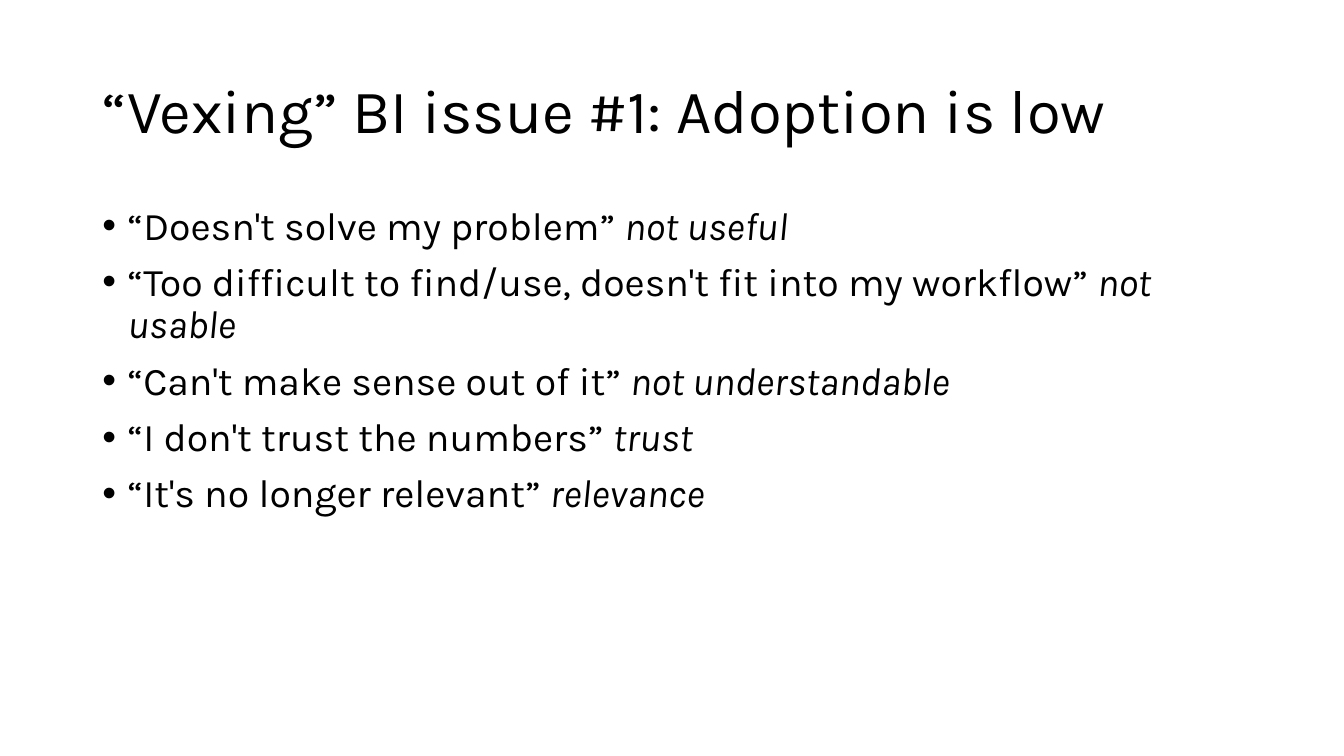
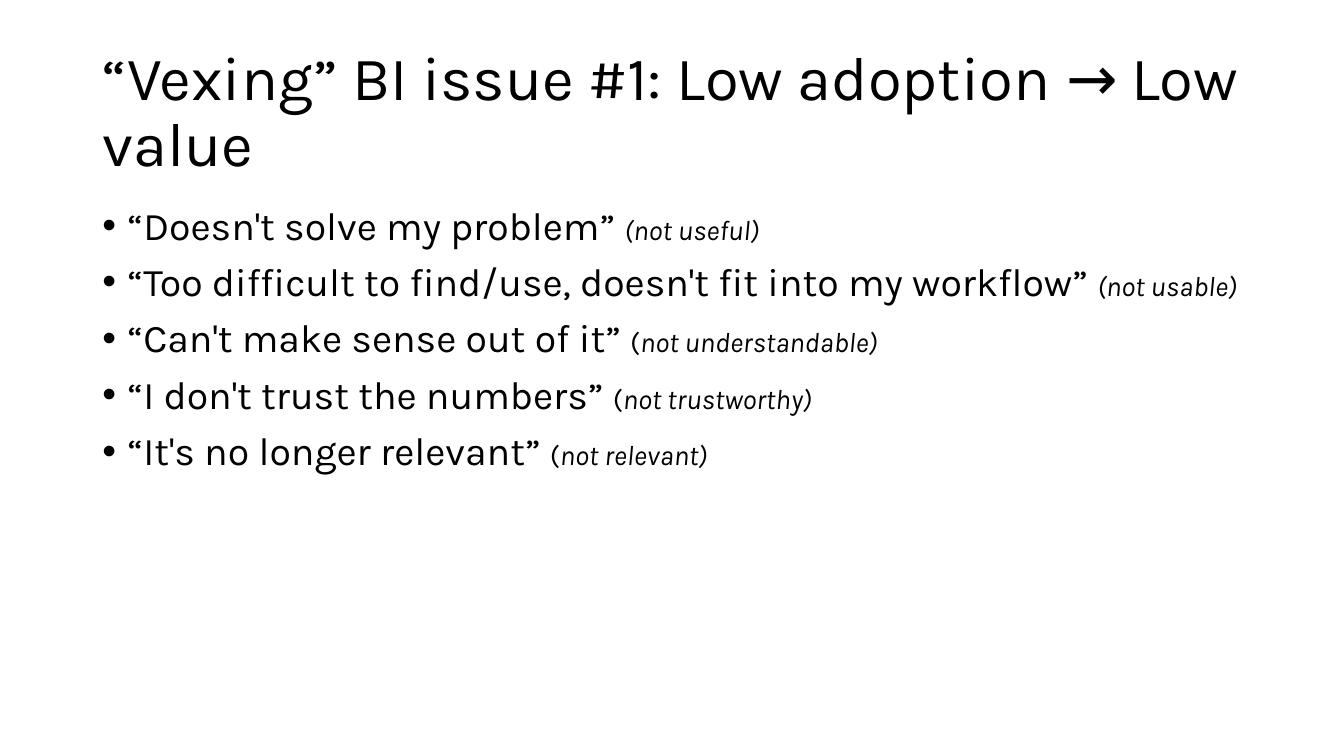
Before and after one commit to vikramnayak-com/lean-bi, a slide deck: slide 4 of Wireframing_Lean_BI_using_AI.pptx (slide 3 before the commit). Drawn at 1344x756 pixels with LibreOffice and Linux fonts; fonts in the diff are those of the drawing. Boxes give left, top, right and bottom in pixels: in the first picture for what was removed or moved away, otherwise in the second. Text is boxed around its words. In the diff, an @@ line names an element or a change of style, - is before the commit and + after.

```diff
--- a/Wireframing_Lean_BI_using_AI.pptx
+++ b/Wireframing_Lean_BI_using_AI.pptx
@@ title at box(102, 57, 1238, 167): text changed @@
-“Vexing” BI issue #1: Adoption is low
+“Vexing” BI issue #1: Low adoption → Low value
@@ text at box(128, 213, 1237, 475): text changed @@
-• “Doesn't solve my problem” not useful
-• “Too difficult to find/use, doesn't fit into my workflow” not usable
-• “Can't make sense out of it” not understandable
-• “I don't trust the numbers” trust
-• “It's no longer relevant” relevance
+• “Doesn't solve my problem” (not useful)
+• “Too difficult to find/use, doesn't fit into my workflow” (not usable)
+• “Can't make sense out of it” (not understandable)
+• “I don't trust the numbers” (not trustworthy)
+• “It's no longer relevant” (not relevant)
```
Also in this commit, not shown: 9 other slides changed, 2 slides added, 1 slide removed.
